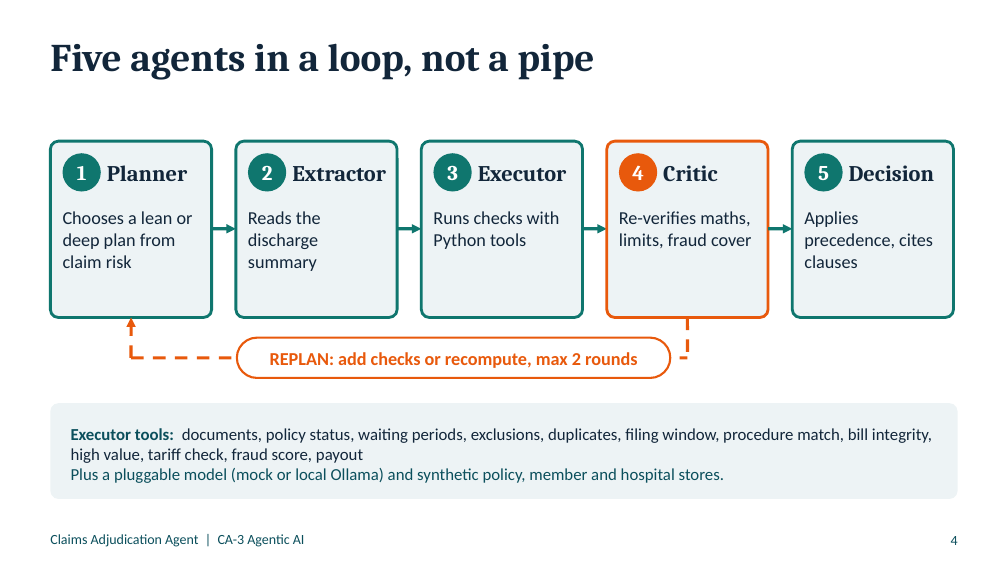
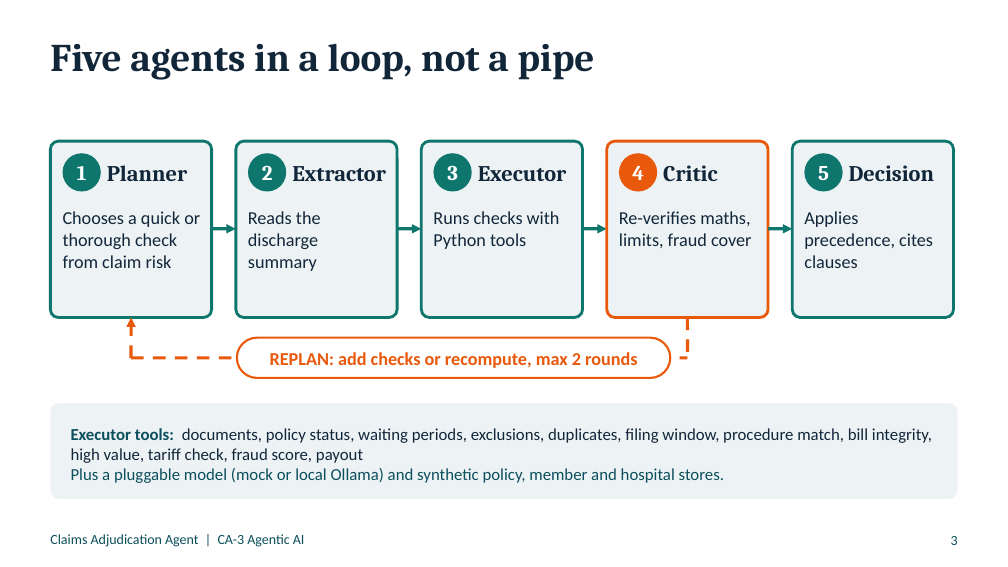
Before and after one commit to HarshSalunkhe2005/ClaimsDesk, a slide deck: slide 3 of docs/ClaimsAgent_CA3.pptx (slide 4 before the commit). Drawn at 1008x567 pixels with LibreOffice and Linux fonts; fonts in the diff are those of the drawing. Boxes give left, top, right and bottom in pixels: in the first picture for what was removed or moved away, otherwise in the second. Text is boxed around its words. In the diff, an @@ line names an element or a change of style, - is before the commit and + after.

Commit message:
Deck v2: group members, live-app screenshots, tighter five-minute flow

```diff
--- a/docs/ClaimsAgent_CA3.pptx
+++ b/docs/ClaimsAgent_CA3.pptx
@@ text at <box>63,211,200,268</box>: text changed @@
-Chooses a lean or deep plan from claim risk
+Chooses a quick or thorough check from claim risk
@@ page number at <box>951,536,958,545</box>: text changed @@
-4
+3
```
Also in this commit, not shown: 3 other slides changed, 3 slides added, 3 slides removed, 3 other files.
